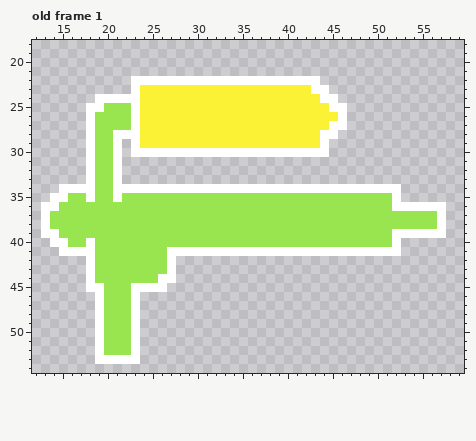
A pixel-art file gets an edit: ASSETS/Characters/Player/Watergun.aseprite. The picture above was drawn from the file before the commit.
64x64 pixels, 1 frame. Shown: old frame 1: x 12..59, y 18..54. The commit also changed other frames, which this record leaves out.
After the commit:
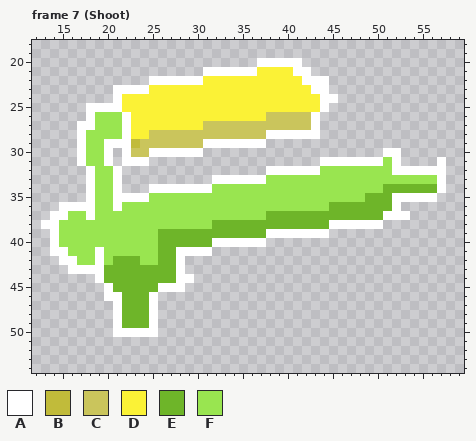
Palette (. is transparent): A #ffffff  B #c1bb3a  C #cac55c  D #fbf236  E #6eb529  F #99e550
A new or re-ordered frame is compared with the old frame closest to it.
Change:
frames 1 -> 10
layer "Layer 1" now hidden
Changed rows in their new state; - is an unchanged pixel.
Frame 7 (Shoot) is new; against old frame 1, layer "Layer 2":
first column x 13:
20 ------------------------AAAAA----------------
21 ------------------AAAAAADDDDAA---------------
22 ----------..------DDDDDDDDDDD--A-------------
23 --------AA-A---------------------------------
24 ------..-DD----------------------------------
25 -------AADD--------------------A..-----------
26 ---------AD--------------CCCCCA...-----------
27 ----A----AD-------CCCCCCCCCCCCA...-----------
28 ----AF--F-D-CCCCCCCCCCCCCAAAAAA..------------
29 ----AF-A-ABCCCCCCCAAAAAAA.......-------------
30 ----AF-A.ACC------..............------AA-----
31 ----AF-A.AAA-------------------AAAAAAAFA----A
32 -------------------------AAAAAAFFFFFFFFAAAAAA
33 -------------------AAAAAAFFFFFFFFFFFFFFFFFFFA
34 --...----...-------FFFFFFFFFFFFFFFFFFFEEEEEEA
35 -....----AAA------------------------EEE-AAAA-
36 ..AAAA--A-----------------------EEEEEEE-.....
37 .AA--A-------------------EEEEEEEEEEEEEAAA....
38 -A-----------------EEEEEEEEEEEEEAAAAAA.......
39 .------------EEEEEEEEEEEEAAAAAAA.............
40 --F--F-------EEEEEEAAAAAA...............-----
41 -A-FFFA------EE----.....................-----
42 --AAFFA-EEE--EEA-----------------------------
43 ---AA-AEEEEEEEEA-----------------------------
44 -----.AEEEEEEEEAA----------------------------
45 -----..AEEEEE-AA-----------------------------
46 ------.AAEEEA--------------------------------
47 ------..AEEEA--------------------------------
48 ------..AEEEA--------------------------------
49 ------..AEEEA--------------------------------
50 ------..AA-AA--------------------------------
51 ------.....----------------------------------
52 ------.....----------------------------------
53 ------.....----------------------------------
Pixel boxes of the changes (left, top, right, bottom) in both pictures:
changed: (41, 58, 446, 364)
